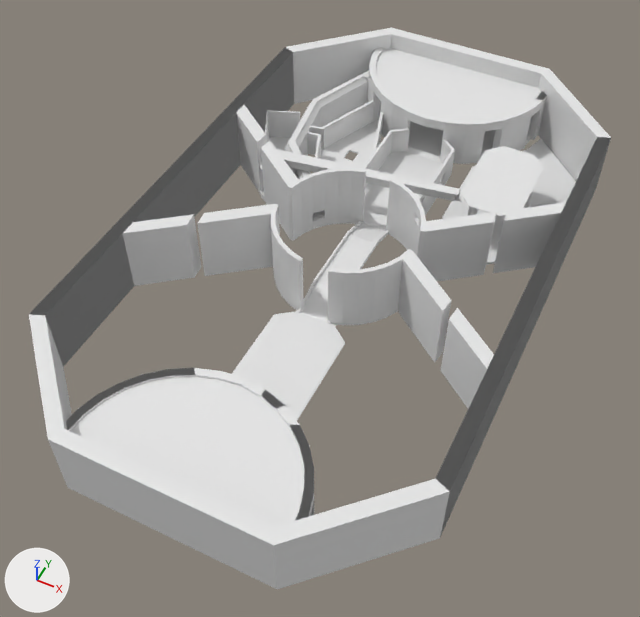
Renders of the Blender file Assets/Prefabs/Arena/Arena.blend from each side of a commit.
The view is the same before and after, from a camera (50 mm lens) standing at (81.0, -182.0, 206.0) and looking at (-1.0, -18.0, 1.0). Lighting does not change. The marker at lower left points along +X, +Y and +Z.

Names of what the first picture shows: 'BigWall', 'CourloirUp', 'Cube.001', 'Cube.003', 'Pont', 'Salle2', 'Salle2Bis', 'Salle3', 'Salle4', 'Start1.002', 'Start1.003', 'UpWallBord', 'WallBord'.
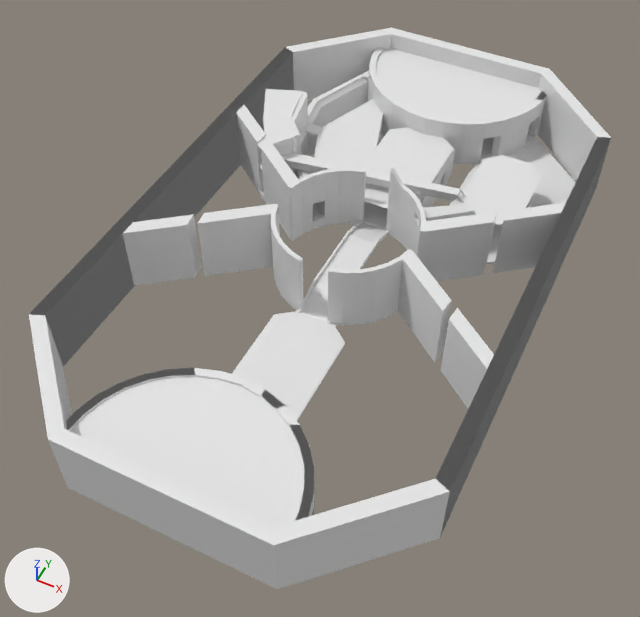
Boxes (x1, y1, x2, y2) around the edits, measured in the pictures (640 x 617 px):
'Salle2.001', added
    after: (306, 99, 453, 209)
'Salle3', mesh moved
    before: (460, 146, 544, 216)
    after: (459, 155, 542, 225)
'Cube.001', reshaped (28% wider, 32% taller)
    before: (265, 110, 300, 174)
    after: (263, 89, 308, 174)
'Cube.005', added
    after: (257, 90, 303, 150)
'Cube.006', added
    after: (423, 204, 476, 221)
'Salle2', unchanged, covered by the edit
    before: (363, 147, 442, 230)
    after: (363, 182, 442, 230)
'Salle1.001', unchanged, covered by the edit
    before: (307, 100, 383, 173)
    after: (307, 112, 383, 173)
'Salle2Wall', unchanged, covered by the edit
    before: (363, 128, 455, 216)
    after: (420, 140, 455, 207)

What the commit changed:
me_cube_009 has 16 vertices, 14 faces and spans x -10.2..10.2, y -16.9..16.9, z -0.1..0.0.
me_cube_009 is used by ob_salle3; location (34.5, 44.3, 19.2).
me_cube_009 part 1: the whole mesh is moved by (0.0, 0.0, -3.8).
me_cube_015 is used by ob_cube_001; location (-36.9, 25.0, 2.7); rotation (0.0, 0.0, 0.785), in degrees (0, 0, 45).
me_cube_015 had 26 vertices, 22 faces and spanned x -4.1..14.8, y -1.1..29.3, z -0.3..12.2.
me_cube_015 now has 99 vertices, 102 faces and spans x -4.1..16.7, y -1.9..29.3, z -0.3..21.2.
me_cube_015 part 2: 1 vertex moved from x 3.7, y 29.3, z 12.2 to x 3.7, y 29.3, z 11.2; 11 vertices removed from x -4.1..14.8, y -0.9..28.7, z 12.2; 84 vertices added at x -4.1..16.7, y -1.9..29.3, z -0.3..21.2.
Mesh me_cube_023 is new.
It has 16 vertices, 14 faces and spans x 4.1..24.8, y -2.1..5.2, z -0.3..6.6.
Mesh me_cube_022 is new.
It has 40 vertices, 40 faces and spans x -8.1..13.4, y -24.3..10.7, z -1.0..-0.5.
Mesh me_cube_019 is new.
It has 76 vertices, 75 faces and spans x -45.1..6.3, y -24.4..28.8, z -2.2..-0.4.
Object 'Cube.006' (ob_cube_006) is new; it shows me_cube_023.
Its location is (14.1, 10.9, 15.4).
Its rotation in degrees is (0, 0, 39).
Object 'Cube.005' (ob_cube_005) is new; it shows me_cube_022.
Its location is (-46.3, 41.8, 24.6).
Object 'Salle2.001' (ob_salle2_001) is new; it shows me_cube_019.
Its location is (6.1, 46.1, 13.5).
